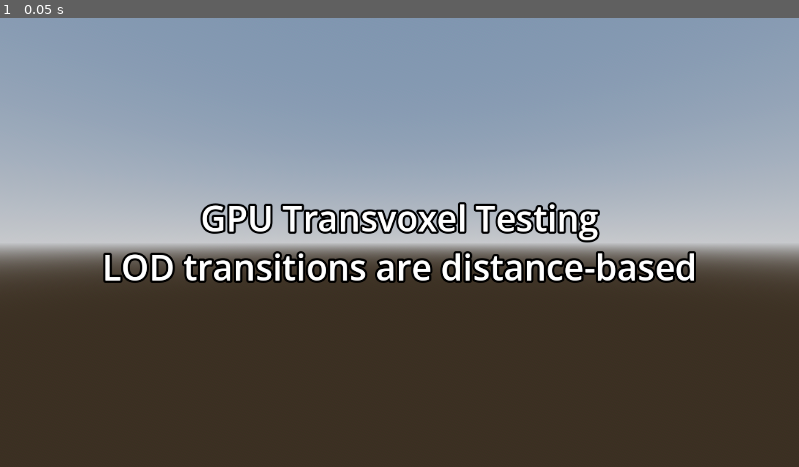
Above: before the commit, frame 1.
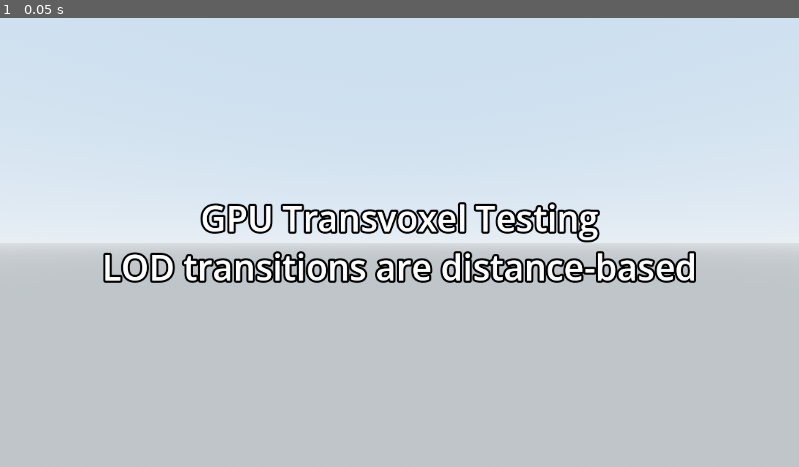
Above: after the commit, the same moment.

Repository: BoQsc/gpu-transvoxel
Game: Godot game, scene res://world_terrain_transvoxel/scenes/main.tscn
The game is run twice, just before and just after one commit, with the same random seed, the same clock (stepped at 60 frames per second) and the same inputs.
Inputs:
- Up to frame 1 (0.05 s): no input

The runs differ from the first frame. In frame 1, 95% of the frame differs, in the area x 0-100%, y 0-100%.

Commit message:
triangles bug

Diff:
--- a/world_terrain_transvoxel/scenes/main.tscn
+++ b/world_terrain_transvoxel/scenes/main.tscn
@@ -3,9 +3,11 @@
 [ext_resource type="Script" path="res://world_terrain_transvoxel/scripts/chunk_manager.gd" id="1_manager"]
 
 [sub_resource type="ProceduralSkyMaterial" id="ProceduralSkyMaterial_sky"]
-sky_top_color = Color(0.384314, 0.454902, 0.54902, 1)
-sky_horizon_color = Color(0.646275, 0.655686, 0.670588, 1)
-ground_horizon_color = Color(0.646275, 0.655686, 0.670588, 1)
+sky_top_color = Color(0.447059, 0.635294, 0.819608, 1)
+sky_horizon_color = Color(0.792157, 0.835294, 0.890196, 1)
+ground_horizon_color = Color(0.647059, 0.654902, 0.670588, 1)
+sun_angle_max = 30.0
+sun_curve = 0.15
 
 [sub_resource type="Sky" id="Sky_env"]
 sky_material = SubResource("ProceduralSkyMaterial_sky")
@@ -13,8 +15,17 @@
 [sub_resource type="Environment" id="Environment_main"]
 background_mode = 2
 sky = SubResource("Sky_env")
+ambient_light_source = 3
+ambient_light_color = Color(0.25, 0.35, 0.5, 1)
+ambient_light_sky_contribution = 0.5
 tonemap_mode = 2
-glow_enabled = true
+tonemap_exposure = 1.1
+tonemap_white = 1.0
+ssao_enabled = true
+fog_enabled = true
+fog_light_color = Color(0.78, 0.82, 0.85, 1)
+fog_density = 0.001
+fog_sky_affect = 0.5
 
 [node name="Main" type="Node3D"]
 
--- a/world_terrain_transvoxel/shaders/terrain.gdshader
+++ b/world_terrain_transvoxel/shaders/terrain.gdshader
@@ -1,11 +1,11 @@
 shader_type spatial;
 render_mode cull_back, diffuse_burley, specular_schlick_ggx;
 
-uniform vec3 grass_color : source_color = vec3(0.2, 0.4, 0.1);
-uniform vec3 rock_color : source_color = vec3(0.3, 0.3, 0.35);
-uniform float triplanar_sharpness : hint_range(0.0, 10.0) = 4.0;
-uniform float slope_threshold : hint_range(0.0, 1.0) = 0.7;
-uniform float slope_softness : hint_range(0.0, 1.0) = 0.1;
+// Vibrant Stylized Forest Palette
+uniform vec3 grass_color : source_color = vec3(0.4, 0.75, 0.2); // Saturated Lime Green
+uniform vec3 rock_color : source_color = vec3(0.35, 0.45, 0.6); // Cool Slate Blue
+uniform float slope_threshold : hint_range(0.0, 1.0) = 0.65;
+uniform float slope_softness : hint_range(0.0, 1.0) = 0.15;
 
 varying vec3 v_world_pos;
 varying vec3 v_normal;
@@ -17,45 +17,55 @@
 	v_dist = length(v_world_pos - CAMERA_POSITION_WORLD);
 }
 
-// Micro-detail noise for high-res look
-float detail_noise(vec3 p) {
-	vec3 p2 = p * 12.0;
-	float n = fract(sin(dot(p2, vec3(12.989, 78.233, 45.164))) * 43758.5453);
-	p2 *= 2.5;
-	n += fract(sin(dot(p2, vec3(12.989, 78.233, 45.164))) * 43758.5453) * 0.5;
-	return n / 1.5;
+// Organic Value Noise for Painted Variety (No Grain)
+float hash3(vec3 p) {
+	p = fract(p * 0.1031);
+	p += dot(p, p.yzx + 33.33);
+	return fract((p.x + p.y) * p.z);
+}
+
+float v_noise(vec3 p) {
+	vec3 i = floor(p);
+	vec3 f = fract(p);
+	f = f * f * (3.0 - 2.0 * f);
+	return mix(mix(mix(hash3(i + vec3(0,0,0)), hash3(i + vec3(1,0,0)), f.x),
+	               mix(hash3(i + vec3(0,1,0)), hash3(i + vec3(1,1,0)), f.x), f.y),
+	           mix(mix(hash3(i + vec3(0,0,1)), hash3(i + vec3(1,0,1)), f.x),
+	               mix(hash3(i + vec3(0,1,1)), hash3(i + vec3(1,1,1)), f.x), f.y), f.z);
 }
 
 void fragment() {
-	// 1. Calculate triplanar weights
+	// 1. Triplanar Weights
 	vec3 blending = abs(v_normal);
 	blending /= (blending.x + blending.y + blending.z);
 
-	// 2. Slope-based blending (UP vs Sides)
+	// 2. Slope Blending
 	float slope = v_normal.y;
 	float grass_weight = smoothstep(slope_threshold - slope_softness, slope_threshold + slope_softness, slope);
 
-	// 3. Detail Fading: Reduce noise contrast at distance to mask LOD popping
-	float detail_fade = clamp((v_dist - 40.0) / 100.0, 0.0, 1.0);
-
-	// 4. Base procedural "landscape" noise (Mid-freq)
-	float noise = fract(sin(dot(v_world_pos.xz, vec2(12.9898, 78.233))) * 43758.5453);
-
-	// 5. Micro-detail pass (High-freq) - ONLY for close range
-	float m_noise = mix(detail_noise(v_world_pos), 0.5, detail_fade);
+	// 3. Painted Variation
+	// We use large noise patches for color variety, matching the "image goal"
+	float patch = v_noise(v_world_pos * 0.1);
+	float detail = v_noise(v_world_pos * 0.5);
 
 	vec3 base_color = mix(rock_color, grass_color, grass_weight);
 
-	// Mix in the noises. Micro-noise adds the "grit/dirt" feel.
-	base_color *= (0.8 + 0.2 * mix(noise, m_noise, 0.7));
+	// Add "Sun-kissed" warmth to patches
+	vec3 warm_tint = vec3(0.5, 0.8, 0.2); // Brighter meadow green
+	base_color = mix(base_color, warm_tint, patch * 0.2 * grass_weight);
 
-	// 6. Subtle Ambient Occlusion based on slope (darker in crevices)
-	float ao = mix(0.7, 1.0, smoothstep(-0.2, 0.5, slope));
+	// Soft grit for depth
+	base_color *= (0.92 + 0.1 * detail);
+
+	// 4. Stylized Lighting & AO
+	// Darken crevices and sides to ground the hills
+	float ao = mix(0.5, 1.0, smoothstep(-0.2, 0.5, slope));
 	ALBEDO = base_color * ao;
 
-	// 7. Normal Softening: Mix actual normal with a smoothed "Up" normal at extreme distance
+	// 5. Normal Softening for "Creamy" feel
+	float detail_fade = clamp((v_dist - 30.0) / 100.0, 0.0, 1.0);
 	vec3 final_normal = normalize(v_normal);
-	NORMAL = mix(final_normal, vec3(0, 1, 0), detail_fade * 0.2);
+	NORMAL = mix(final_normal, vec3(0, 1, 0), detail_fade * 0.3);
 
-	ROUGHNESS = mix(0.85, 0.95, m_noise * (1.0 - detail_fade));
+	ROUGHNESS = mix(0.9, 1.0, detail_fade);
 }
Not shown, added: world_terrain_transvoxel/scripts/debug_tables.gd.uid
Not shown, changed: world_terrain_transvoxel/shaders/density.glsl
Not shown, changed: world_terrain_transvoxel/shaders/transvoxel_transition.glsl
